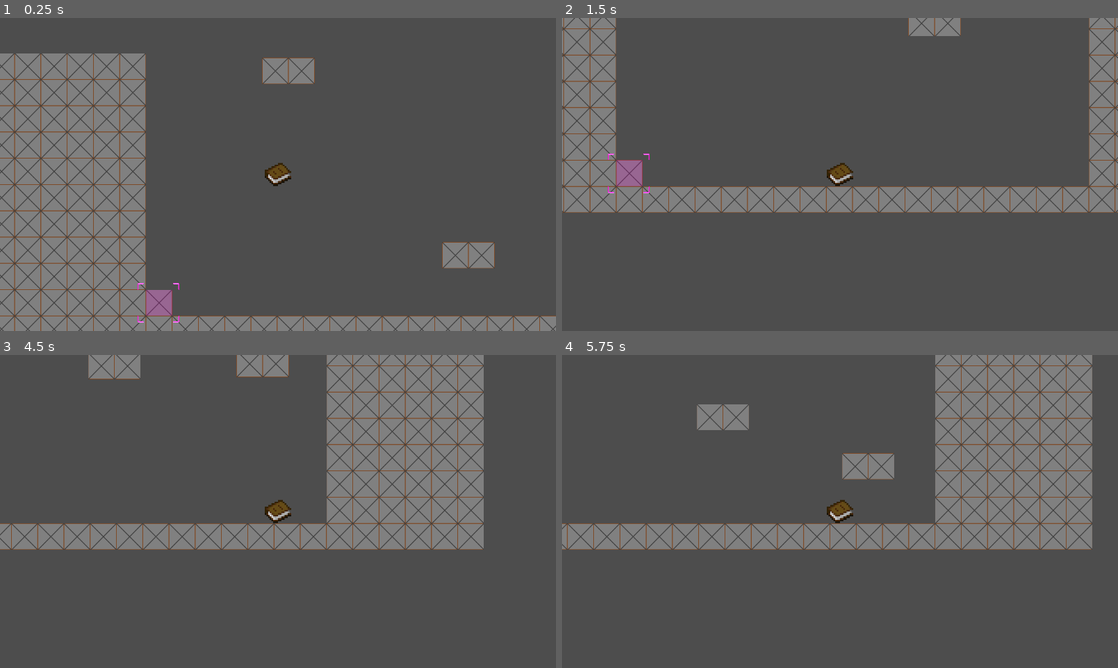
Above: before the commit, frames 1-4 (two rows, left to right).
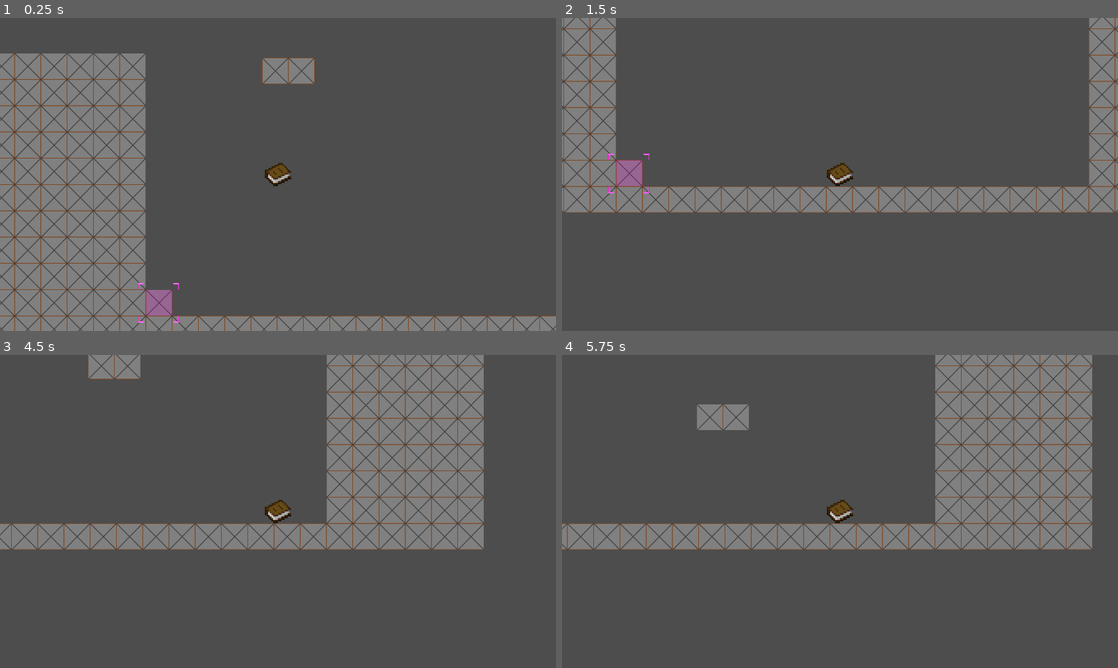
Above: after the commit, the same moments.

Repository: Arti-Dev/LucidNightmaresDemo
Game: Godot game, scene res://scenes/level.tscn
Same seed, same stepped clock (60 frames per second), same inputs: the game is played once before the commit and once after it.
Inputs:
- Up to frame 1 (0.25 s): no input
- Up to frame 2 (1.5 s): hold D (PlayerRight) from 0.53 s (still down); tap Q (Q) at 0.6 s; tap Space (PlayerJump) at 0.77 s; tap Tab (Tab) at 1.35 s
- Up to frame 3 (4.5 s): tap Space (PlayerJump) at 1.52, 3.02, 3.77 s; release D (PlayerRight) at 2.03 s; hold A (PlayerLeft) 2.03-2.78 s; tap Q (Q) at 2.1, 3.6 s; hold D (PlayerRight) 2.78-4.28 s; tap Tab (Tab) at 2.85, 4.35 s; hold A (PlayerLeft) from 4.28 s (still down)
- Up to frame 4 (5.75 s): tap Space (PlayerJump) at 4.52 s; release A (PlayerLeft) at 5.03 s; hold D (PlayerRight) from 5.03 s (still down); tap Q (Q) at 5.1 s

The runs differ from the first frame. In frame 1, 0.7% of the frame differs, in the area x 79-89%, y 71-80%; in frame 2, 0.5%; in frame 3, 0.6%; in frame 4, 0.7%.

Commit message:
Change platform names (again)

Diff:
--- a/scenes/level.tscn
+++ b/scenes/level.tscn
@@ -1,10 +1,10 @@
-[gd_scene load_steps=11 format=4 uid="uid://biampqlhctoid"]
+[gd_scene load_steps=10 format=4 uid="uid://biampqlhctoid"]
 
 [ext_resource type="PackedScene" uid="uid://cwsep6ctbelnx" path="res://scenes/player.tscn" id="1_x2e8k"]
 [ext_resource type="Texture2D" uid="uid://by3poox6dkvvr" path="res://assets/tileset/tileset.png" id="2_xsafv"]
 [ext_resource type="PackedScene" uid="uid://c5fwpb217arma" path="res://scenes/free_tile.tscn" id="4_7ors7"]
-[ext_resource type="PackedScene" uid="uid://xhbyfkdwudvy" path="res://scenes/moving_platform_tween.tscn" id="5_4mhca"]
-[ext_resource type="PackedScene" uid="uid://dhj35qgxqpkna" path="res://scenes/moving_platform_path.tscn" id="5_vpwjr"]
+[ext_resource type="PackedScene" uid="uid://xhbyfkdwudvy" path="res://scenes/tween_moving_platform.tscn" id="5_4mhca"]
+[ext_resource type="PackedScene" uid="uid://dhj35qgxqpkna" path="res://scenes/path_moving_platform.tscn" id="5_vpwjr"]
 
 [sub_resource type="TileSetAtlasSource" id="TileSetAtlasSource_87rnx"]
 resource_name = "testing"
@@ -35,12 +35,6 @@
 }
 point_count = 5
 
-[sub_resource type="Curve2D" id="Curve2D_tteih"]
-_data = {
-"points": PackedVector2Array(0, 0, 0, 0, -114, 33, 0, 0, 0, 0, -133, -440, 0, 0, 0, 0, 100, -445, 0, 0, 0, 0, 86, 38, 0, 0, 0, 0, -114, 33)
-}
-point_count = 5
-
 [node name="Level" type="Node2D"]
 
 [node name="Player" parent="." instance=ExtResource("1_x2e8k")]
@@ -58,8 +52,3 @@
 [node name="platform" parent="." instance=ExtResource("5_vpwjr")]
 position = Vector2(2948, 453)
 curve = SubResource("Curve2D_5oh4b")
-
-[node name="otherplatform" parent="." instance=ExtResource("5_vpwjr")]
-position = Vector2(3782, 602)
-curve = SubResource("Curve2D_tteih")
-speed = 200
--- a/scenes/moving_platform_path.tscn
+++ b/scenes/path_moving_platform.tscn
@@ -19,7 +19,7 @@
 [sub_resource type="RectangleShape2D" id="RectangleShape2D_pn0ws"]
 size = Vector2(124, 59)
 
-[node name="MovingPlatformPath" type="Path2D"]
+[node name="PathMovingPlatform" type="Path2D"]
 curve = SubResource("Curve2D_uwdly")
 script = ExtResource("1_kxrev")
 
--- a/scenes/moving_platform_tween.tscn
+++ b/scenes/tween_moving_platform.tscn
@@ -17,7 +17,7 @@
 [sub_resource type="RectangleShape2D" id="RectangleShape2D_pn0ws"]
 size = Vector2(124, 59)
 
-[node name="MovingPlatformTween" type="Node2D"]
+[node name="TweenMovingPlatform" type="Node2D"]
 script = ExtResource("1_xwv7p")
 
 [node name="AnimatableBody2D" type="AnimatableBody2D" parent="."]
